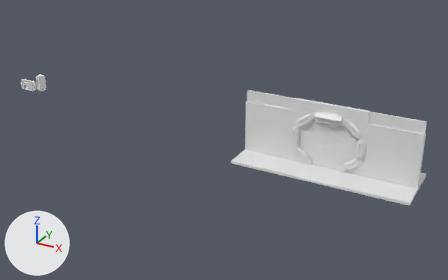
A saved change to the Blender file ScifiDoorStart_AddedMainDoorFrame_TopDoorFramePiece.blend.
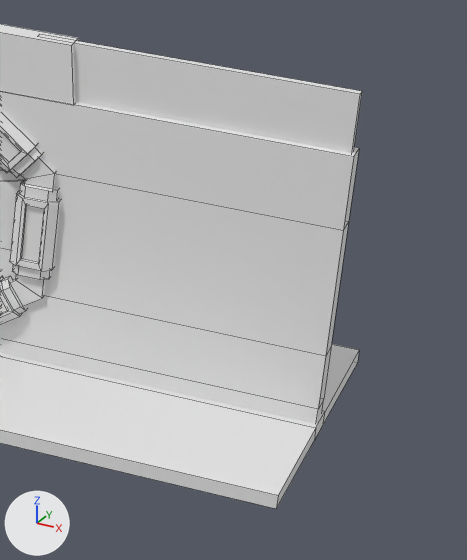
The first picture shows the older version from a camera (50 mm lens) standing at (9.04, -27.15, 13.86) and looking at (-6.08, 0.34, 0.11). The close-ups show both versions on the part from 79% to 100% of the width and 37% to 77% of the height of that picture. The axes (+X, +Y, +Z) are drawn at lower left. The lights are the same throughout. The close-ups show mesh edges as thin lines.
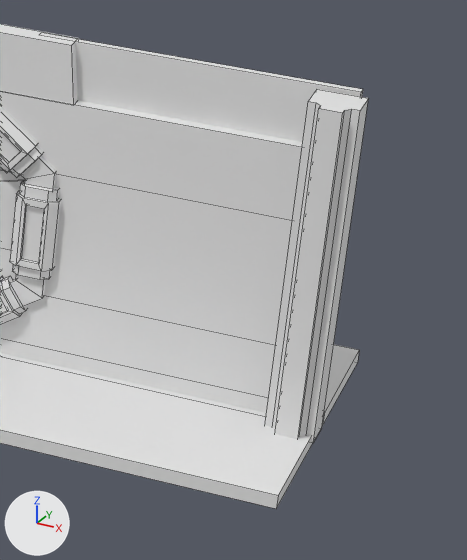
Location of each change, (x1, y1, x2, y2) in pixels of the close-ups (467 x 560 px):
'Cube.004', added
    after: (265, 89, 368, 443)
'Cube.002', moved
    before: (74, 41, 362, 153)
    after: (75, 39, 363, 142)

The change, as a diff of the scene's bpy script:
```diff
--- a/ScifiDoorStart_AddedMainDoorFrame_TopDoorFramePiece.blend.py
+++ b/ScifiDoorStart_AddedMainDoorFrame_TopDoorFramePiece.blend.py
@@ me_cube_006 @@
+me_cube_006.from_pydata([(-1.0, 1.0, -1.0), (-1.0, 1.0, 13.63), (1.0, 1.0, -1.0), (1.0, 1.0, 13.63), (-0.46, -1.0, -1.0), (-1.0, -0.46, -1.0), (-0.46, -0.68, -1.0), (-0.68, -0.46, -1.0), (-1.0, -0.46, 13.63), (-0.46, -1.0, 13.63), (-0.68, -0.46, 13.63), (-0.46, -0.68, 13.63), (1.0, -0.46, -1.0), (0.46, -1.0, -1.0), (0.68, -0.46, -1.0), (0.46, -0.68, -1.0), (0.46, -1.0, 13.63), (1.0, -0.46, 13.63), (0.46, -0.68, 13.63), (0.68, -0.46, 13.63)], [], [(13, 16, 9, 4), (0, 1, 3, 2), (3, 1, 8, 10, 11, 9, 16, 18, 19, 17), (5, 8, 1, 0), (2, 3, 17, 12), (4, 9, 11, 6), (6, 11, 10, 7), (7, 10, 8, 5), (16, 13, 15, 18), (18, 15, 14, 19), (19, 14, 12, 17), (0, 2, 12, 14, 15, 13, 4, 6, 7, 5)])
@@ ob_cube_002 @@
 ob_cube_002 = bpy.data.objects.new('Cube.002', me_cube_004)
-ob_cube_002.location = (0.0, 0.0, 3.26)
+ob_cube_002.location = (0.0, 0.05, 3.26)
 ob_cube_002.scale = (1.86, 0.107, 0.267)
@@ ob_cube_004 @@
+ob_cube_004 = bpy.data.objects.new('Cube.004', me_cube_006)
+ob_cube_004.location = (4.36, -0.27, 0.2)
+ob_cube_004.scale = (0.231, 0.231, 0.231)
```
